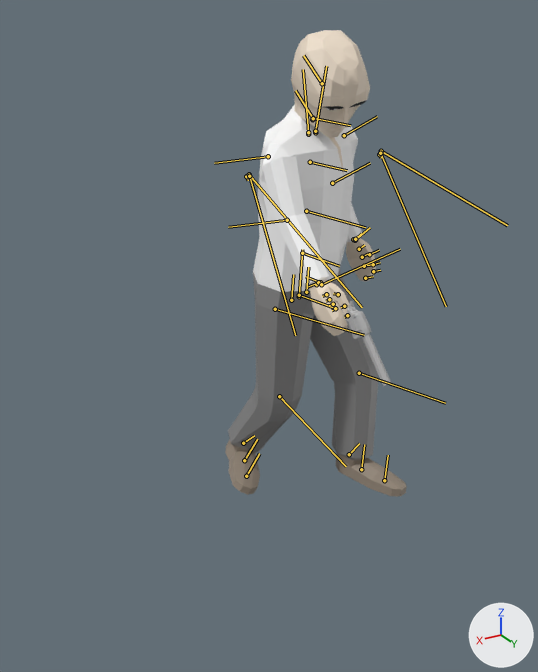
Before and after pictures for a commit that changed the FBX model FloatyBoaty/Assets/Models/Bandit1Rigged.fbx.
Camera for both pictures: a 50 mm camera at (2.92, 4.41, 3.44) aimed at (0.58, 0.5, 1.49). Arrows for +X, +Y and +Z are at lower right; the lights stay in place. Both versions are drawn at frame 861 of the action 'CINEMA_4D_Main'; the numbers are the values there. The bones that bend it are drawn over the model as lines.

Names of what the first picture shows: 'Bandit1', 'RevolverModel'.
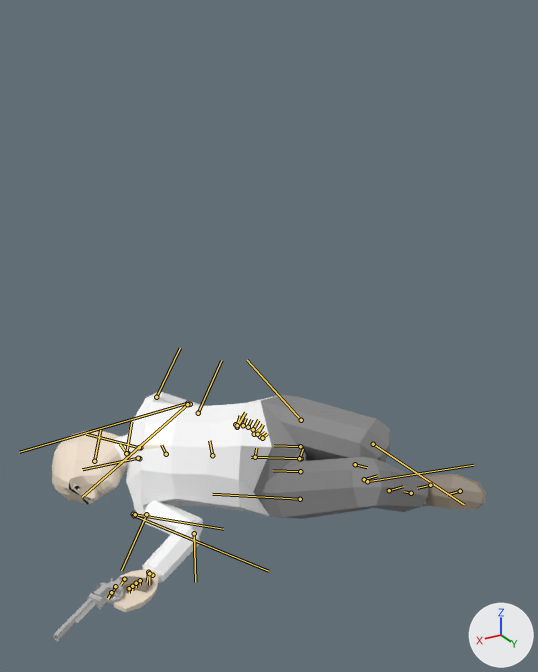
ob_r_shoulder_con is not drawn itself; it is the parent of ob_r_elbow_con.
ob_r_elbow_con is not drawn itself; it is the parent of ob_r_hand_con.
ob_torso_con is not drawn itself; it is the parent of ob_hip_fk_con.

What the commit changed:
Bone 'Root_null_jnt' (bone_root_null_jnt) moves from (0.0, 0.0, 11.0) to (-21.9, 38.9, 126.3).
Bone 'Root_null_jnt' (bone_root_null_jnt) turns from (5, 2, -21) to (-87, 46, -57) degrees about its own x, y and z.
Bone 'L_FK_Shoulder_jnt' (bone_l_fk_shoulder_jnt) turns from (-76, 3, -16) to (-95, -26, -40) degrees about its own x, y and z.
Bone 'L_FK_Elbow_jnt' (bone_l_fk_elbow_jnt) turns from (-4, -36, 1) to (-1, 16, 1) degrees about its own x, y and z.
Bone 'R_FK_Shoulder_jnt' (bone_r_fk_shoulder_jnt) turns from (-77, -10, -35) to (-66, 4, -20) degrees about its own x, y and z.
Bone 'R_FK_Elbow_jnt' (bone_r_fk_elbow_jnt) turns from (0, 8, 0) to (44, 83, -6) degrees about its own x, y and z.
Bone 'L_Hip_jnt' (bone_l_hip_jnt) turns from (32, -6, 1) to (37, -32, 4) degrees about its own x, y and z.
Bone 'L_Knee_jnt' (bone_l_knee_jnt) turns from (-24, 0, 0) to (-125, 0, 0) degrees about its own x, y and z.
Bone 'L_Foot_jnt' (bone_l_foot_jnt) turns from (-4, -3, 0) to (-6, -14, 0) degrees about its own x, y and z.
Bone 'L_Toe_jnt' (bone_l_toe_jnt) turns from (0, -4, 0) to (-15, 28, -4) degrees about its own x, y and z.
Bone 'R_Hip_jnt' (bone_r_hip_jnt) turns from (0, 3, 0) to (53, 5, 0) degrees about its own x, y and z.
Bone 'R_Knee_jnt' (bone_r_knee_jnt) turns from (-24, 0, 0) to (-102, 0, 0) degrees about its own x, y and z.
Bone 'R_Foot_jnt' (bone_r_foot_jnt) turns from (22, -41, -8) to (24, 14, 3) degrees about its own x, y and z.
Bone 'R_Toe_jnt' (bone_r_toe_jnt) turns from (-5, -18, 1) to (-27, -33, 8) degrees about its own x, y and z.
Bone 'Head_null' (bone_head_null) turns from (29, -25, 11) to (-42, -50, 61) degrees about its own x, y and z.

Location of each change, [x1, y1, x2, y2] in pixels of the pictures (538 x 672 px):
'Bandit1', posed (138% wider, 52% shorter)
    before: [225, 30, 407, 496]
    after: [52, 391, 486, 612]
'RevolverModel', posed
    before: [337, 301, 391, 386]
    after: [53, 576, 153, 641]
bone 'Root_null_jnt', root to tip
    before: (299, 296) to (299, 296)
    after: (300, 458) to (300, 458)
bone 'L_FK_Shoulder_jnt', root to tip
    before: (344, 135) to (377, 116)
    after: (156, 397) to (180, 348)
bone 'L_FK_Elbow_jnt', root to tip
    before: (332, 183) to (370, 163)
    after: (198, 413) to (221, 360)
bone 'R_FK_Shoulder_jnt', root to tip
    before: (268, 156) to (214, 163)
    after: (146, 514) to (121, 570)
bone 'R_FK_Elbow_jnt', root to tip
    before: (287, 220) to (228, 227)
    after: (194, 533) to (195, 582)
bone 'L_Hip_jnt', root to tip
    before: (321, 284) to (400, 249)
    after: (301, 420) to (247, 360)
bone 'L_Knee_jnt', root to tip
    before: (359, 373) to (445, 403)
    after: (373, 444) to (464, 504)
bone 'L_Foot_jnt', root to tip
    before: (349, 454) to (359, 443)
    after: (355, 464) to (367, 467)
bone 'L_Toe_jnt', root to tip
    before: (361, 469) to (364, 444)
    after: (364, 479) to (377, 475)
bone 'R_Hip_jnt', root to tip
    before: (275, 309) to (364, 335)
    after: (300, 499) to (212, 494)
bone 'R_Knee_jnt', root to tip
    before: (279, 396) to (346, 466)
    after: (367, 481) to (473, 465)
bone 'R_Foot_jnt', root to tip
    before: (243, 443) to (254, 435)
    after: (411, 493) to (404, 491)
bone 'R_Toe_jnt', root to tip
    before: (244, 460) to (257, 439)
    after: (430, 485) to (417, 488)
bone 'Head_null', root to tip
    before: (312, 119) to (313, 118)
    after: (127, 453) to (126, 453)
